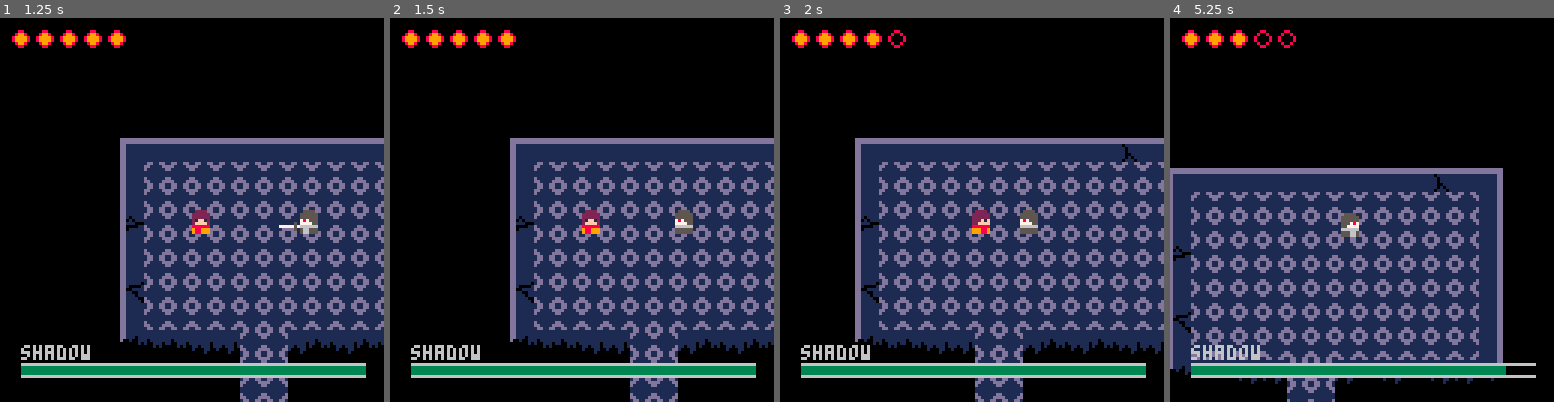
Above: before the commit, frames 1-4 (left to right).
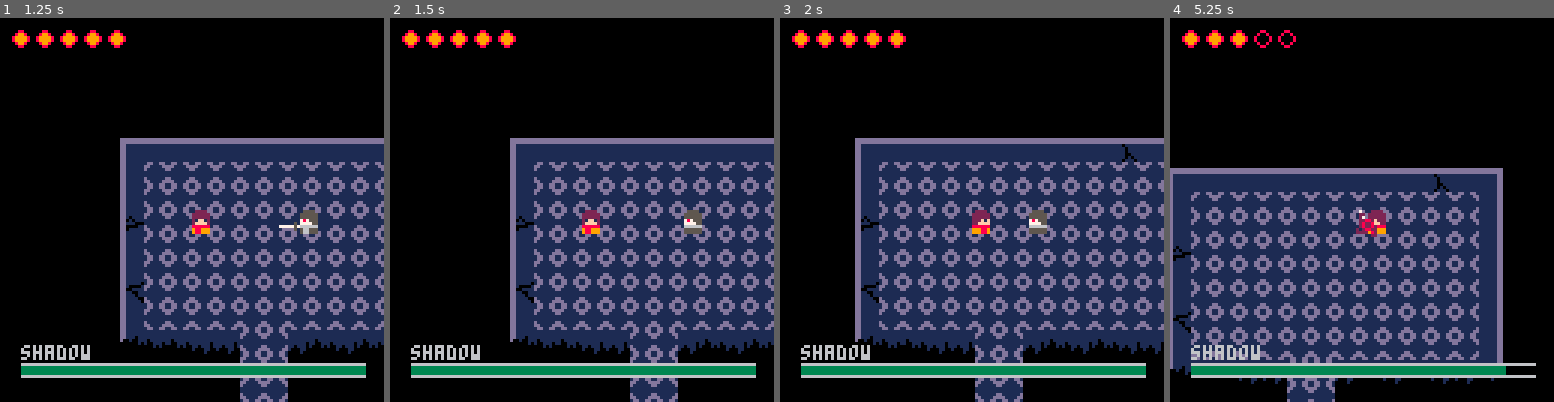
Above: after the commit, the same moments.

Repository: bombadil444/pico-realms
Game: PICO-8 cartridge realms.p8
The game is run twice, just before and just after one commit, with the same random seed, the same clock (stepped at 60 frames per second) and the same inputs.
Inputs:
- Up to frame 1 (1.25 s): tap X (X key) at 0.33, 1.07 s; tap O (Z key) at 0.7 s
- Up to frame 2 (1.5 s): no input
- Up to frame 3 (2 s): hold Right from 1.6 s (still down); tap O (Z key) at 1.7 s; tap X (X key) at 1.85 s
- Up to frame 4 (5.25 s): release Right at 2.1 s; tap O (Z key) every 0.4 s from 2.1 to 4.9 s; hold Up 2.15-2.42 s; hold Right 2.47-3.03 s; tap X (X key) at 2.97, 4.08, 5.2 s; hold Left 3.08-3.58 s; hold Down 3.63-3.97 s; hold Right 4.02-4.68 s; hold Up 4.73-5.03 s; hold Left from 5.08 s (still down)

Frame 1 is identical in both runs. In frame 2, 0.3% of the frame differs, in the area x 74-82%, y 50-57%; in frame 3, 0.4%; in frame 4, 0.7%, in the area x 44-57%, y 50-58%.

Commit message:
cleaner next function

Diff:
--- a/realms.p8
+++ b/realms.p8
@@ -74,55 +74,55 @@
     anims['shadow_left'] = _anim(_frame(_sprite(1,1,{70})).set)
 
     anims['shadow_attack_down'] = _anim(
-        _frame(_sprite(1,1,{66}), {dur=0.4, xmod=0, ymod=-0.3})
-        .next({66,82}, {dur=0.1, xmod=0, ymod=4}, 1, 2)
-        .next({66,83}, {dur=0, xmod=0, ymod=3})
-        .next({66,84}, {dur=0, xmod=0, ymod=3})
-        .next({66,85}, {dur=0, xmod=0, ymod=3})
-        .next({66}, {dur=1, xmod=0, ymod=0}, 1, 1).set,
+        _frame(_sprite(1,1,{66}), {dur=0.4, ymod=-0.3})
+        .next({66,82}, {dur=0.1, ymod=4, width=1, height=2})
+        .next({66,83}, {dur=0, ymod=3})
+        .next({66,84})
+        .next({66,85})
+        .next({66}, {dur=1, ymod=0, height=1}).set,
         {is_attack = true}
     )
 
     anims['shadow_attack_up'] = _anim(
-        _frame(_sprite(1,1,{68}), {dur=0.4, xmod=0, ymod=0.3})
-        .next({35,68}, {dur=0.1, xmod=0, ymod=-4}, 1, 2)
-        .next({36,68}, {dur=0, xmod=0, ymod=-3})
-        .next({37,68}, {dur=0, xmod=0, ymod=-3})
-        .next({68}, {dur=1, xmod=0, ymod=0}, 1, 1).set,
+        _frame(_sprite(1,1,{68}), {dur=0.4, ymod=0.3})
+        .next({35,68}, {dur=0.1, ymod=-4, height=2})
+        .next({36,68}, {dur=0, ymod=-3})
+        .next({37,68})
+        .next({68}, {dur=1, ymod=0, height=1}).set,
         {is_attack = true}
     )
 
     anims['shadow_attack_right'] = _anim(
-        _frame(_sprite(1,1,{67}), {dur=0.5, xmod=-0.3, ymod=0})
-        .next({98,99}, {dur=0.1, xmod=4, ymod=0}, 2, 1)
-        .next({100,33}, {dur=0, xmod=3, ymod=0})
-        .next({100,34}, {dur=0, xmod=3, ymod=0})
-        .next({67}, {dur=1, xmod=0, ymod=0}, 1, 1).set,
+        _frame(_sprite(1,1,{67}), {dur=0.5, xmod=-0.3})
+        .next({98,99}, {dur=0.1, xmod=4, width=2})
+        .next({100,33}, {dur=0, xmod=3})
+        .next({100,34})
+        .next({67}, {dur=1, xmod=0, width=1}).set,
         {is_attack = true}
     )
 
     anims['shadow_attack_left'] = _anim(
-        _frame(_sprite(1,1,{70}), {dur=0.5, xmod=0.3, ymod=0})
-        .next({99,98}, {dur=0.1, xmod=-4, ymod=0}, 2, 1, 2, 1, true)
-        .next({33,100}, {dur=0, xmod=-3, ymod=0})
-        .next({34,100}, {dur=0, xmod=-3, ymod=0})
-        .next({70}, {dur=1, xmod=0, ymod=0}, 1, 1, 1, 1, false).set,
+        _frame(_sprite(1,1,{70}), {dur=0.5, xmod=0.3})
+        .next({99,98}, {dur=0.1, xmod=-4, width=2, x_origin=2, flip_x=true})
+        .next({33,100}, {dur=0, xmod=-3})
+        .next({34,100})
+        .next({70}, {dur=1, xmod=0, width=1, x_origin=1, flip_x=false}).set,
         {is_attack = true, flip_x=true}
     )
 
     anims['shadow_teleport'] = _anim(
         _frame(_sprite(1,1,{71}), {dur=0.1})
         .next({72}, {dur=0.1})
-        .next({73}, {dur=0.1})
-        .next({0}, {dur=1, xpos=20, ypos=0})
+        .next({73})
+        .next({0}, {dur=1, movement='pos', xpos=20})
         .next({74}, {dur=0.1})
-        .next({75}, {dur=0.1})
-        .next({74}, {dur=0.1})
-        .next({75}, {dur=0.1})
-        .next({99, 98}, nil, 2, 1, 2, 1, true)
+        .next({75})
+        .next({74})
+        .next({75})
+        .next({99, 98}, {dur=0, width=2, x_origin=2, flip_x=true})
         .next({33, 100})
         .next({34, 100})
-        .next({70}, {dur=1}, 1, 1, 1, 1, false).set,
+        .next({70}, {dur=1, width=1, x_origin=1, flip_x=false}).set,
         {is_attack = true}
     )
 
@@ -426,7 +426,7 @@
             elseif round(shad.y, 0) == round(p.y, 0) and shad.x > p.x and shad.x < p.x + 50 then
                 shad:set_anim(anims['shadow_attack_left'])
             elseif round(shad.y, 0) == round(p.y, 0) and shad.x > p.x - 50 and shad.x < p.x then
-                shad:set_anim(anims['shadow_attack_right'])
+                shad:set_anim(anims['shadow_teleport'])
             end
         end
     end
@@ -546,45 +546,52 @@
 end
 
 function _frame(sprite, args)
-    local args = args or {dur = 0,
-                          xmod = 0,
-                          ymod = 0}
+    local args = args or {}
 
     local f = {
         spr = sprite,
-        dur = args.dur,
-        xmod = args.xmod,
-        ymod = args.ymod,
-        xpos = args.xpos,
-        ypos = args.ypos,
+        dur = args.dur or 0,
+        movement = args.movement or 'mod',
+        xmod = args.xmod or 0,
+        ymod = args.ymod or 0,
+        xpos = args.xpos or 0,
+        ypos = args.ypos or 0,
         set = {}
     }
 
     f.set = {f}
 
-    function f.next(sprites, args, width, height, x_origin, y_origin, flip_x)
-        local args = args or {dur = 0,
-                              xmod = 0,
-                              ymod = 0}
-
+    function f.next(sprites, args)
         local spr = f.spr
         local set = f.set
 
-        local w = width or spr.width
-        local h = height or spr.height
+        local args = args or {}
+
         local s = sprites or spr.sprights
-        local xo = x_origin or spr.x_origin
-        local yo = y_origin or spr.y_origin
+
+        local w = args.width or spr.width
+        local h = args.height or spr.height
+        local xo = args.x_origin or spr.x_origin
+        local yo = args.y_origin or spr.y_origin
 
         local fx
-        if type(flip_x) == 'boolean' then
-            fx = flip_x
+        if type(args.flip_x) == 'boolean' then
+            fx = args.flip_x
         else
             fx = spr.flip_x
         end
 
+        local frame_args = {
+            dur = args.dur or spr.dur,
+            xmod = args.xmod or spr.xmod,
+            ymod = args.ymod or spr.ymod,
+            xpos = args.xpos or spr.xpos,
+            ypos = args.ypos or spr.ypos,
+            movement=args.movement or spr.movement
+        }
+
         local next_frame = _frame(
-            _sprite(w, h, s, xo, yo, fx), args)
+            _sprite(w, h, s, xo, yo, fx), frame_args)
 
         set[#set+1] = next_frame
         next_frame.set = set
@@ -658,12 +665,14 @@
             a.running_duration += a.get_cur_frame().dur
         end
 
-        if a.object and curr_frame.xmod and curr_frame.ymod then
-            a.object.x += curr_frame.xmod
-            a.object.y += curr_frame.ymod
-        elseif a.object and curr_frame.xpos and curr_frame.ypos then
-            a.object.x = player.x + curr_frame.xpos
-            a.object.y = player.y + curr_frame.ypos
+        if a.object then
+            if curr_frame.movement == 'mod' then
+                a.object.x += curr_frame.xmod
+                a.object.y += curr_frame.ymod
+            elseif curr_frame.movement == 'pos' then
+                a.object.x = player.x + curr_frame.xpos
+                a.object.y = player.y + curr_frame.ypos
+            end
         end
     end
 
